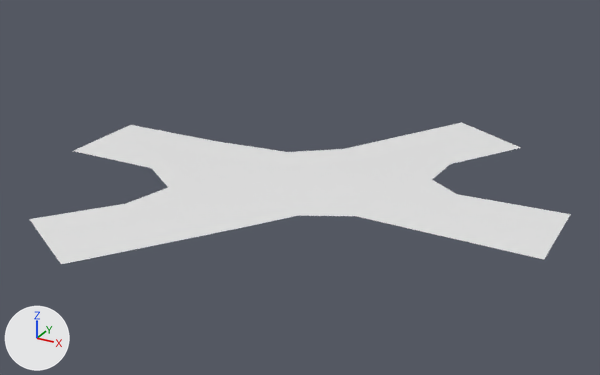
One commit to the OBJ model Assets/Models/River/river_4_c.obj: the scene before it, then after it.
Camera for both pictures: a camera (50 mm lens) standing at (2.51, -4.56, 2.22) and looking at (0.02, -0.03, -0.04). The axes (+X, +Y, +Z) are drawn at lower left. The lights are the same throughout. The first picture is the older version. Where no turn or scale is listed for an object, it has been applied to the vertices.

In view in the first picture: 'river_4_c'.
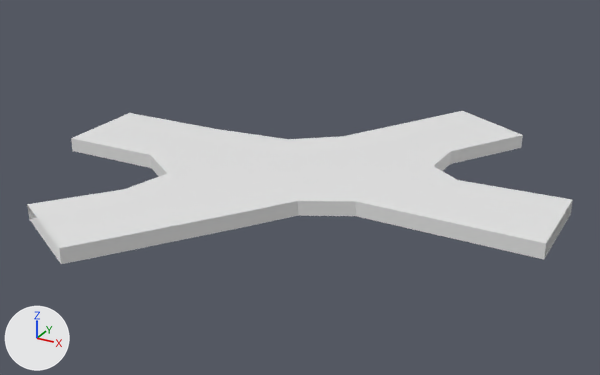
What differs and where, as boxes [x1, y1, x2, y2] in the pictures (600 x 375 px):
'river_4_c', reshaped (8% taller): before [30, 122, 571, 264]; after [27, 111, 573, 264]

The change in detail:
me_river_4_c is used by ob_river_4_c; location (0.0, 0.0, 0.0).
me_river_4_c had 40 vertices, 26 faces and spanned x -1.73..1.73, y -1.67..1.67, z 0.0.
me_river_4_c now has 80 vertices, 68 faces and spans x -1.73..1.73, y -1.67..1.67, z 0.0..0.1.
Part 1, on me_river_4_c:
26 faces are deleted.
20 vertices are added at x -1.73..1.73, y -1.56..1.56, z 0.1.
20 new vertices lie (0.0, 0.0, 0.1) away from vertices in x -1.73..1.73, y -1.67..1.67, z 0.0.
68 new faces join them.
